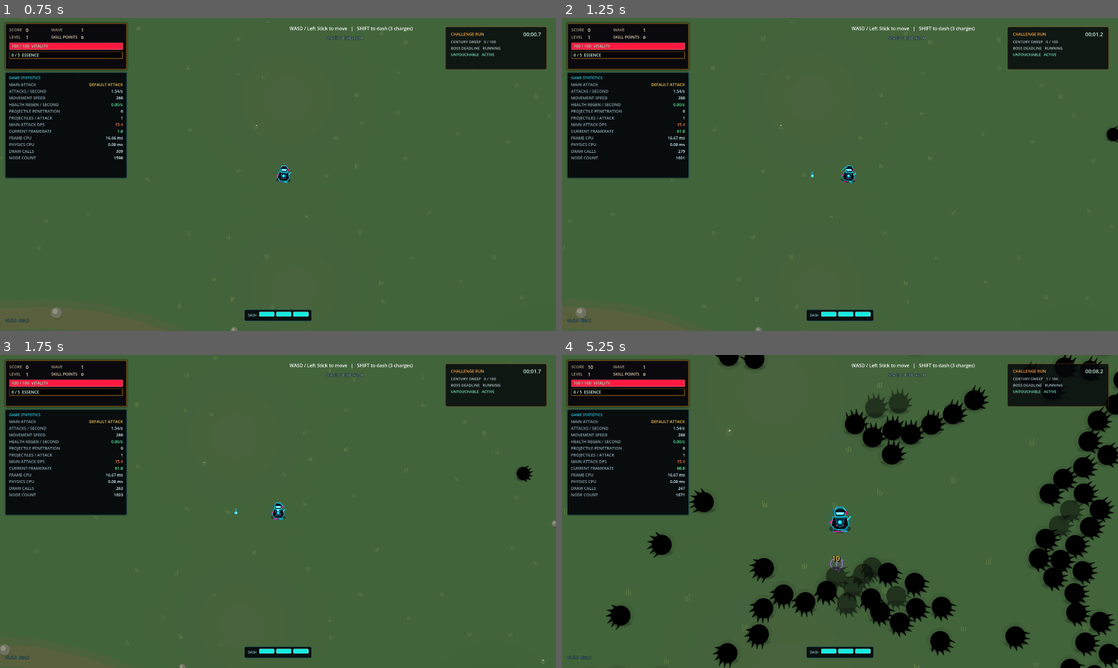
Above: before the commit, frames 1-4 (two rows, left to right).
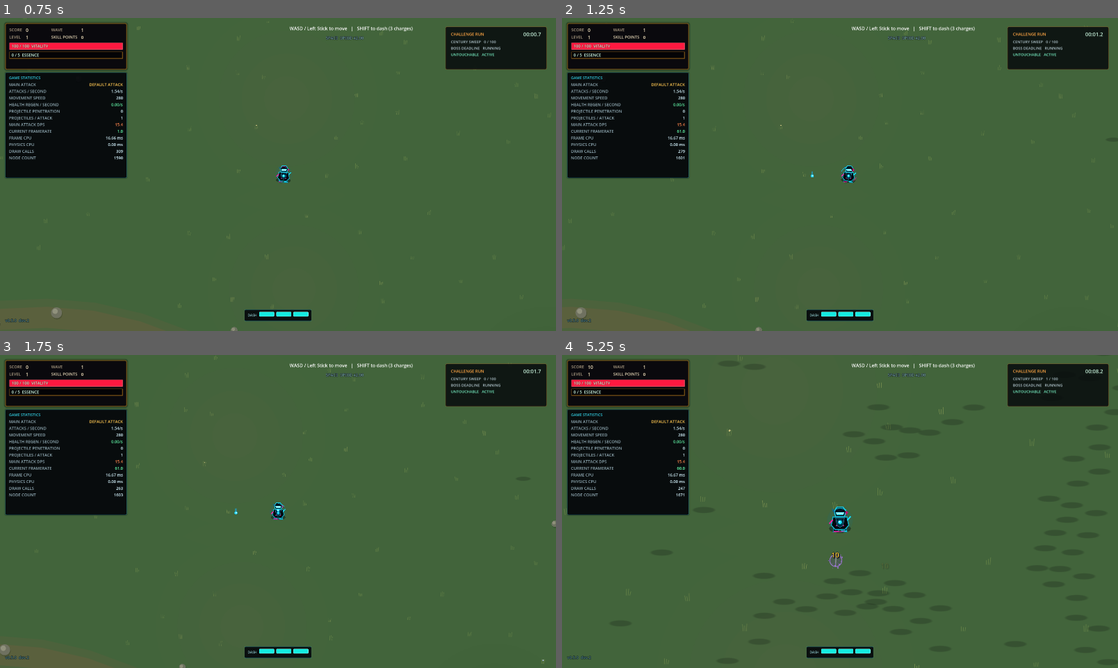
Above: after the commit, the same moments.

Repository: Quest79/GodotVSCodex
Game: Godot game, scene res://scenes/main/game.tscn
The game is run twice, just before and just after one commit, with the same random seed, the same clock (stepped at 60 frames per second) and the same inputs.
Inputs (mouse positions are in pixels of both pictures, inside the frame that each line leads up to):
- Up to frame 1 (0.75 s): tap Enter at 0.5 s; move the mouse to (400, 158) at 0.52 s; hold D (move_right) from 0.53 s (still down); hold Z (cycle_camera_zoom) from 0.53 s (still down); click (400, 158) at 0.67 s
- Up to frame 2 (1.25 s): keep holding D (move_right); keep holding Z (cycle_camera_zoom)
- Up to frame 3 (1.75 s): release D (move_right) at 1.25 s; release Z (cycle_camera_zoom) at 1.25 s; drag from (166, 527) to (289, 511) at 1.27 s
- Up to frame 4 (5.25 s): move the mouse to (895, 442) at 2.02 s; hold D (move_right) 2.03-2.75 s; hold Space (toggle_game_speed) 2.03-2.75 s; drag from (812, 574) to (673, 464) at 2.77 s; move the mouse to (1006, 558) at 3.52 s; hold A (move_left) 3.53-4.25 s; hold Z (cycle_camera_zoom) 3.53-4.25 s; drag from (673, 464) to (823, 511) at 4.27 s; move the mouse to (867, 511) at 5.02 s; hold S (move_down) from 5.03 s (still down); hold Space (toggle_game_speed) from 5.03 s (still down); click (867, 511) at 5.17 s

Frame 1 is identical in both runs. In frame 2, less than 0.1% of the frame differs, in the area x 97-100%, y 34-40%; in frame 3, 0.1%; in frame 4, 13%, in the area x 7-100%, y 0-100%.

Commit message:
0.5.0 dev.2: use shader varying for instance seed

Diff:
--- a/scenes/actors/enemy/enemy_multimesh.gdshader
+++ b/scenes/actors/enemy/enemy_multimesh.gdshader
@@ -4,6 +4,7 @@
 varying float animation_wave;
 varying float hit_amount;
 varying float burn_amount;
+varying float instance_seed;
 varying vec3 ailment_state;
 varying float health_fraction;
 
@@ -23,7 +24,8 @@
 	ailment_state = COLOR.rgb;
 	health_fraction = COLOR.a;
 	COLOR = vec4(1.0);
-	float phase = INSTANCE_CUSTOM.r * 6.28318530718;
+	instance_seed = instance_seed;
+	float phase = instance_seed * 6.28318530718;
 	float urgency = mix(0.25, 1.0, INSTANCE_CUSTOM.a);
 	float animation = TIME * mix(2.3, 6.2, urgency) + phase;
 	float breathing = sin(animation * 2.0) * 0.055;
@@ -88,10 +90,10 @@
 
 		for (int ember_index = 0; ember_index < 10; ember_index++) {
 			float fi = float(ember_index);
-			float seed = hash11(fi + INSTANCE_CUSTOM.r * 97.0);
+			float seed = hash11(fi + instance_seed * 97.0);
 			float drift = sin(TIME * (1.4 + seed) + fi * 2.2) * 4.0;
-			float ember_x = mix(-22.0, 22.0, hash11(fi * 3.17 + INSTANCE_CUSTOM.r * 41.0)) + drift;
-			float rise = mod(TIME * (12.0 + seed * 14.0) + fi * 8.3 + INSTANCE_CUSTOM.r * 31.0, 62.0);
+			float ember_x = mix(-22.0, 22.0, hash11(fi * 3.17 + instance_seed * 41.0)) + drift;
+			float rise = mod(TIME * (12.0 + seed * 14.0) + fi * 8.3 + instance_seed * 31.0, 62.0);
 			vec2 ember_pos = vec2(ember_x, 20.0 - rise);
 			float spark = 1.0 - smoothstep(0.8, 2.5, length(point - ember_pos));
 			fx_color += vec3(1.0, 0.38 + seed * 0.35, 0.02) * spark * burn;
@@ -114,10 +116,10 @@
 	// Shock: animated jagged purple arcs orbit the body.
 	if (shock > 0.001) {
 		float angle = atan(point.y, point.x);
-		float wobble = sin(angle * 5.0 + TIME * 15.0 + INSTANCE_CUSTOM.r * 9.0) * 3.2;
+		float wobble = sin(angle * 5.0 + TIME * 15.0 + instance_seed * 9.0) * 3.2;
 		float arc1 = ring_mask(radius, 29.0 + wobble, 1.25);
 		float arc2 = ring_mask(radius, 34.0 - wobble * 0.45, 0.9);
-		float gaps1 = step(0.56, fract(angle * 1.28 + TIME * 2.3 + INSTANCE_CUSTOM.r));
+		float gaps1 = step(0.56, fract(angle * 1.28 + TIME * 2.3 + instance_seed));
 		float gaps2 = step(0.72, fract(-angle * 1.73 + TIME * 3.1));
 		float bolt = max(arc1 * gaps1, arc2 * gaps2) * shock;
 		float shock_glow = (1.0 - smoothstep(25.0, 40.0, radius)) * shock * (0.45 + 0.35 * sin(TIME * 18.0 + animation_wave));
